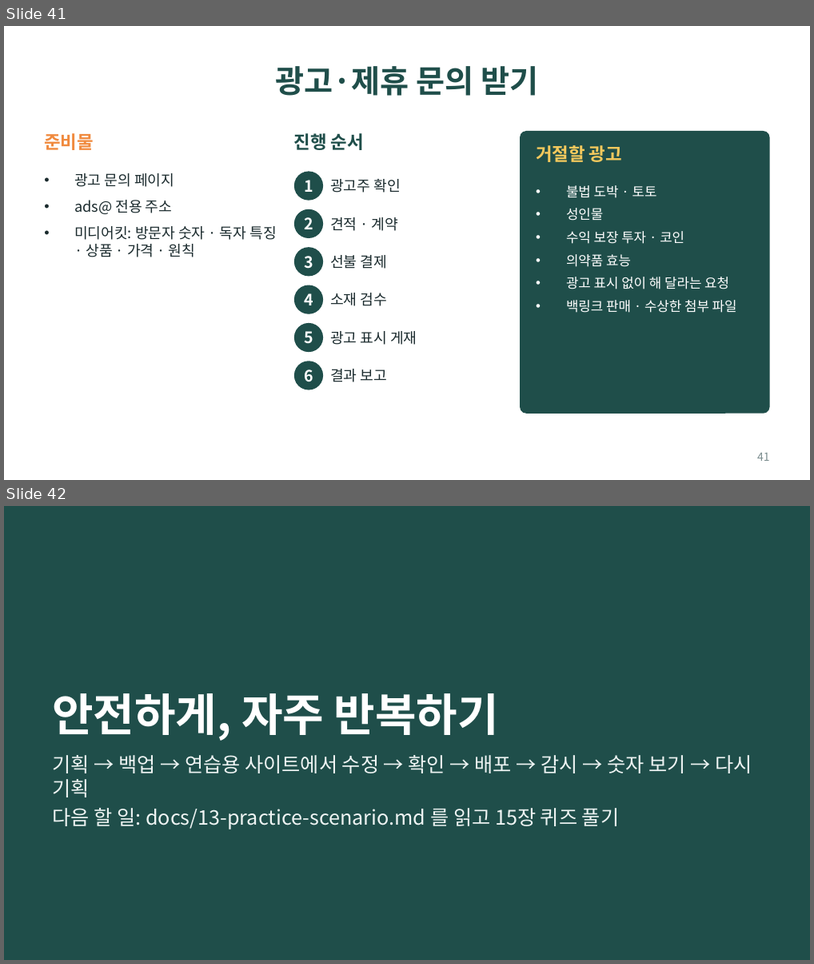
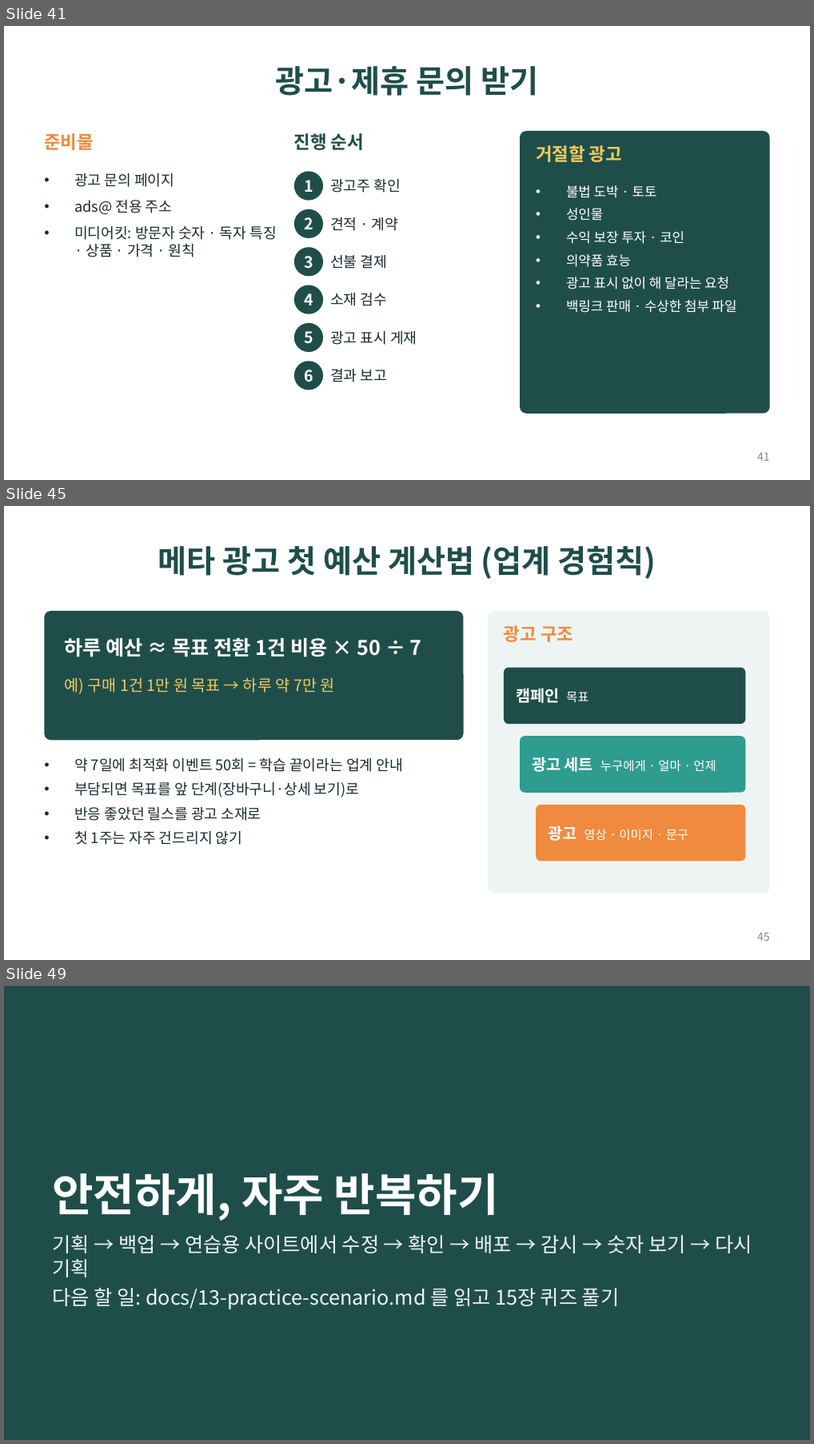
Before and after one commit to bincodin-ko/stanford-study, a slide deck: slides/internet-business-101.pptx. Shown one above the other, each under a label of ours: slides 41 and 42 before the commit, slides 41, 45 and 49 after it; the slides between them are not shown. The pictures are 814x964 and 814x1444 pixels, drawn with LibreOffice and Linux fonts; fonts in the diff are those of the drawing. Boxes give left, top, right and bottom in pixels: in the first picture for what was removed or moved away, otherwise in the second. Text is boxed around its words. In the diff, an @@ line names an element or a change of style, - is before the commit and + after.

```diff
--- a/slides/internet-business-101.pptx
+++ b/slides/internet-business-101.pptx
@@ slide 45 added at [4,506,810,960], background #FFFFFF @@
@@ title added at [158,546,657,579], 28 pt, text #1F4E4A, bold @@
+메타 광고 첫 예산 계산법 (업계 경험칙)
@@ rounded rectangle added at [44,611,464,740], fill #1F4E4A @@
@@ rounded rectangle added at [488,611,770,893], fill #EEF4F3 @@
@@ text added at [504,625,574,642], 16 pt, text #F08A3E, bold @@
+광고 구조
@@ text added at [65,637,422,657], 18 pt, text #FFFFFF, bold @@
+하루 예산 ≈ 목표 전환 1건 비용 × 50 ÷ 7
@@ rounded rectangle added at [504,668,746,724], fill #1F4E4A @@
@@ text added at [65,677,335,694], 14 pt, text #F4C95D @@
+예) 구매 1건 1만 원 목표 → 하루 약 7만 원
@@ text added at [516,688,589,703], 14 pt, text #FFFFFF, bold @@
+캠페인 목표
@@ rounded rectangle added at [520,736,746,792], fill #2E9C8F @@
@@ text added at [74,758,403,844], 13 pt, text #1B2B2E @@
+• 약 7일에 최적화 이벤트 50회 = 학습 끝이라는 업계 안내
+• 부담되면 목표를 앞 단계(장바구니·상세 보기)로
+• 반응 좋았던 릴스를 광고 소재로
+• 첫 1주는 자주 건드리지 않기
@@ text added at [532,756,716,772], 11 pt, text #FFFFFF @@
+광고 세트 누구에게 · 얼마 · 언제
@@ rounded rectangle added at [536,804,746,861], fill #F08A3E @@
@@ text added at [548,825,689,840], 11 pt, text #FFFFFF @@
+광고 영상 · 이미지 · 문구
@@ page number added at [758,932,770,940], 10 pt, text #7A8C8E @@
+45
@@ what was slide 42 is now slide 49 @@
```
Also in this commit, not shown: 6 other slides added, 7 other files.
